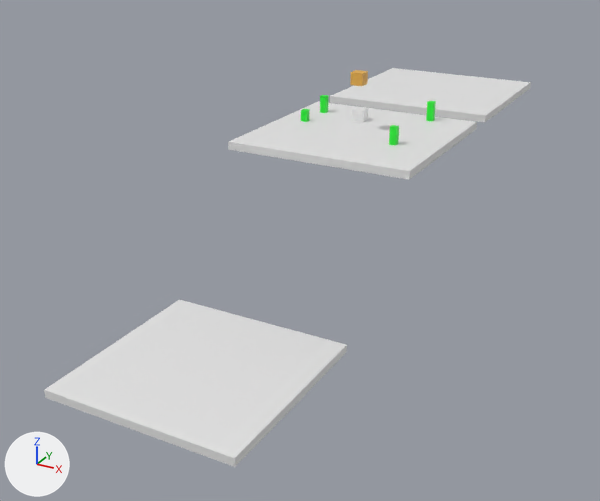
A saved change to the glTF model public/models/third_person_blender_integrated/scene.glb.
One viewpoint serves both versions: a camera (50 mm lens) standing at (14.0, -30.4, 9.3) and looking at (-3.9, 2.2, -7.1). Lighting does not change. The marker at lower left points along +X, +Y and +Z. The picture after the commit comes second. Where no turn or scale is listed for an object, it has been applied to the vertices. Vertices at exactly the same position are counted once.

Names of what the first picture shows: 'Box', 'Box.001', 'Desk', 'PlayerSpawn', 'Tree1', 'Tree1.001', 'Tree1.002', 'Tree1.003', 'platform_move_2'.
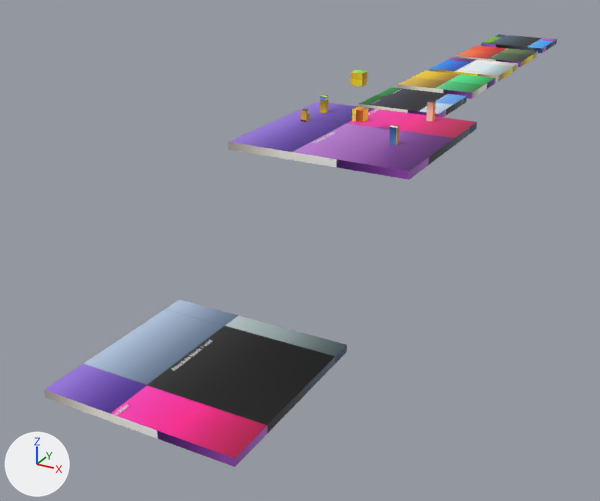
Where the newer file only moved an object's origin or applied its transform, the numbers keep the older frame.

The change, as a list of edits to the scene's bpy script:
```text
Change me_plane:
    where me_plane.from_pydata(...)  # 8 vertices, 12 faces; spans x -3.84..3.84, y -3.84..3.84, z -0.32..0.0
    me_plane part 1: texture (UV) coordinates of 12 of 12 faces, centred in x -3.84..3.84, y -3.84..3.84, z -0.32..0.0, changed; they spanned u 0.0..1.0, v 0.0..1.0 and now span u 0.0..0.96, v 0.0..0.78
    add me_plane.materials.append(mat_material)  # picture img_palette_texture
Change me_cube:
    where me_cube.from_pydata(...)  # 8 vertices, 12 faces; spans x -2.816..-2.54, y 2.048..2.323, z -0.099..0.728
    remove me_cube.materials.append(mat_material_001)  # green #16e72a
    add me_cube.materials.append(mat_material)  # picture img_palette_texture
Change me_cube_001:
    where me_cube_001.from_pydata(...)  # 8 vertices, 12 faces; spans x -0.257..0.257, y -0.257..0.257, z -0.257..0.257
    remove me_cube_001.materials.append(mat_material_002)  # orange #e7ae4b
    add me_cube_001.materials.append(mat_material)  # picture img_palette_texture
Change me_cube_002:
    where me_cube_002.from_pydata(...)  # 8 vertices, 12 faces; spans x -2.816..-2.54, y 2.048..2.323, z -0.099..0.728
    remove me_cube_002.materials.append(mat_material_001)  # green #16e72a
    add me_cube_002.materials.append(mat_material)  # picture img_palette_texture
Change me_cube_003:
    where me_cube_003.from_pydata(...)  # 8 vertices, 12 faces; spans x -2.816..-2.54, y 2.048..2.323, z -0.099..0.728
    remove me_cube_003.materials.append(mat_material_001)  # green #16e72a
    add me_cube_003.materials.append(mat_material)  # picture img_palette_texture
Change me_cube_004:
    where me_cube_004.from_pydata(...)  # 8 vertices, 12 faces; spans x -2.816..-2.54, y 2.048..2.323, z -0.099..0.728
    remove me_cube_004.materials.append(mat_material_001)  # green #16e72a
    add me_cube_004.materials.append(mat_material)  # picture img_palette_texture
Change me_cube_005:
    where me_cube_005.from_pydata(...)  # 8 vertices, 12 faces; spans x -0.257..0.257, y -0.257..0.257, z -0.257..0.257
    add me_cube_005.materials.append(mat_material)  # picture img_palette_texture
Change me_plane_001:
    remove me_plane_001.from_pydata(...)  # 8 vertices, 12 faces; spans x -3.84..3.84, y 5.07..12.74, z -0.32..0.0
    add me_plane_001.from_pydata(...)  # 8 vertices, 12 faces; spans x -1.95..1.95, y 4.26..8.17, z -0.28..0.02
    me_plane_001 part 2: the whole mesh is scaled about its middle by (0.509, 0.509, 0.957), then moved by (0.0, -2.69, 0.03)
    add me_plane_001.materials.append(mat_material)  # picture img_palette_texture
Change me_plane_002:
    where me_plane_002.from_pydata(...)  # 8 vertices, 12 faces; spans x -3.84..3.84, y -3.84..3.84, z -0.32..0.0
    me_plane_002 part 3: texture (UV) coordinates of 12 of 12 faces, centred in x -3.84..3.84, y -3.84..3.84, z -0.32..0.0, changed; they spanned u 0.0..1.0, v 0.0..1.0 and now span u 0.23..0.98, v 0.0..0.78
    add me_plane_002.materials.append(mat_material)  # picture img_palette_texture
Add ob_platform_move_2_004:
    ob_platform_move_2_004 = bpy.data.objects.new('platform_move_2.004', me_plane_006)  # a box spanning x -1.95..1.95, y 2.58..6.48, z -0.28..0.02; in mat_material (picture img_palette_texture)
    ob_platform_move_2_004.location = (0.0, 20.15, 0.0)
Add ob_platform_move_2_003:
    ob_platform_move_2_003 = bpy.data.objects.new('platform_move_2.003', me_plane_005)  # a box spanning x -1.95..1.95, y 2.58..6.48, z -0.28..0.02; in mat_material (picture img_palette_texture)
    ob_platform_move_2_003.location = (0.0, 15.18, 0.0)
Add ob_platform_move_2_002:
    ob_platform_move_2_002 = bpy.data.objects.new('platform_move_2.002', me_plane_004)  # a box spanning x -1.95..1.95, y 2.58..6.48, z -0.28..0.02; in mat_material (picture img_palette_texture)
    ob_platform_move_2_002.location = (0.0, 10.8, 0.0)
Add ob_platform_move_2_001:
    ob_platform_move_2_001 = bpy.data.objects.new('platform_move_2.001', me_plane_003)  # a box spanning x -1.95..1.95, y 2.58..6.48, z -0.28..0.02; in mat_material (picture img_palette_texture)
    ob_platform_move_2_001.location = (0.0, 6.38, 0.0)
```

What differs and where, as boxes [x1, y1, x2, y2] in the pictures (600 x 501 px):
'Box.001', recoloured, surface changed (darker): [44, 299, 347, 467] in both
'Box', recoloured, surface changed (white to purple): [228, 101, 477, 180] in both
'platform_move_2', recoloured, moved, rescaled: before [330, 68, 531, 122]; after [359, 87, 467, 117]
'platform_move_2.001', added: after [398, 71, 496, 99]
'platform_move_2.002', added: after [429, 57, 519, 82]
'platform_move_2.003', added: after [455, 46, 538, 67]
'platform_move_2.004', added: after [481, 34, 557, 53]
'PlayerSpawn', recoloured: [350, 70, 368, 86] in both
'Desk', recoloured (white to orange): [352, 107, 368, 122] in both
'Tree1.003', recoloured (green to blue): [389, 125, 399, 145] in both
'Tree1.001', recoloured (green to beige): [426, 101, 436, 121] in both
'Tree1', recoloured: [320, 95, 329, 113] in both
'Tree1.002', recoloured: [301, 109, 309, 122] in both
